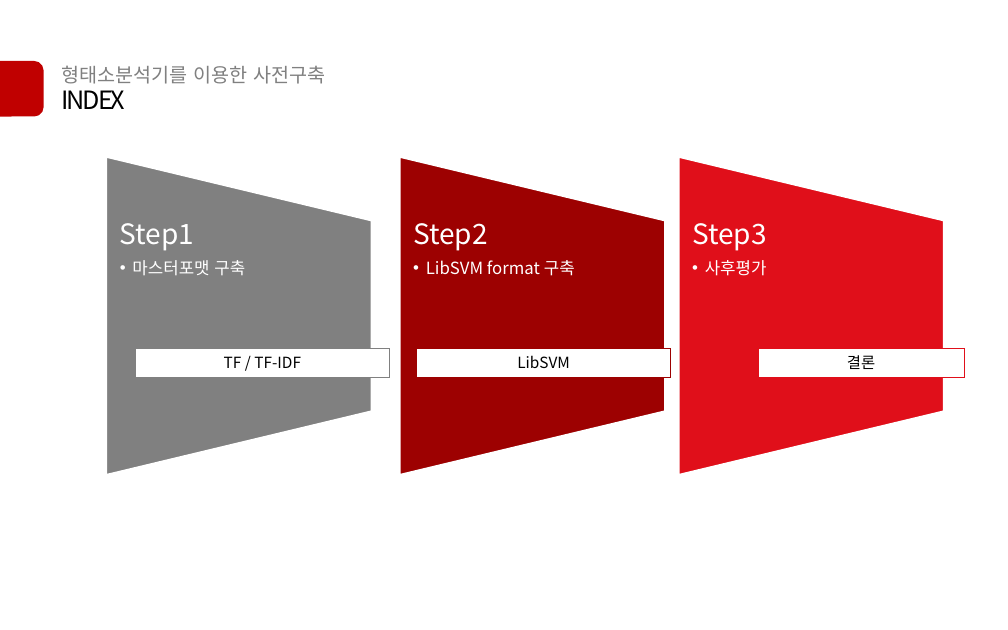
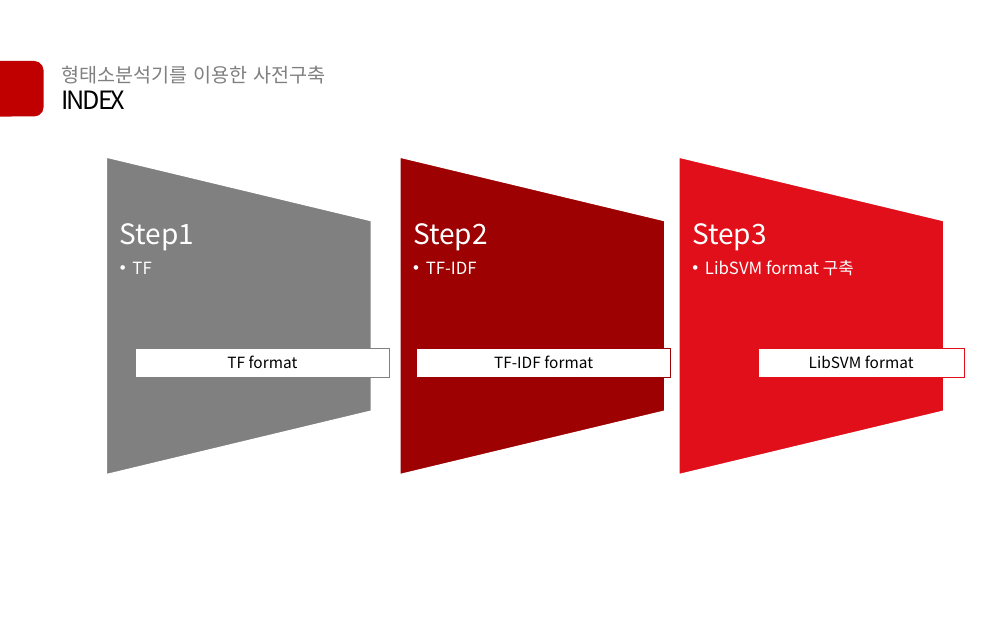
Before and after one commit to yeonsikC/KISTI-NLP_mapping, a slide deck: slide 2 of 1-2마스터포멧_SVM.pptx. Drawn at 1008x630 pixels with LibreOffice and Linux fonts; fonts in the diff are those of the drawing. Boxes give left, top, right and bottom in pixels: in the first picture for what was removed or moved away, otherwise in the second. Text is boxed around its words. In the diff, an @@ line names an element or a change of style, - is before the commit and + after.

```diff
--- a/1-2마스터포멧_SVM.pptx
+++ b/1-2마스터포멧_SVM.pptx
@@ text added at (413, 223, 488, 274), 12 pt, text #FFFFFF @@
+Step2
+  •• TF-IDF
@@ text "Step3": place and size @@
-text "Step3" at (413, 223, 575, 276)
+text "Step3" at (692, 223, 854, 276)
@@ text removed at (692, 223, 767, 276) @@
-Step3
-  •• 사후평가
@@ text at (132, 262, 151, 274): text changed @@
-  •• 마스터포맷 구축
+  •• TF
@@ text in rectangle at (227, 355, 298, 368): text changed @@
-TF / TF-IDF
+TF format
@@ text in rectangle at (494, 355, 593, 368): text changed @@
-LibSVM
+TF-IDF format
@@ text in rectangle at (809, 355, 914, 368): text changed @@
-결론
+LibSVM format
```
Also in this commit, not shown: 6 other slides changed.
